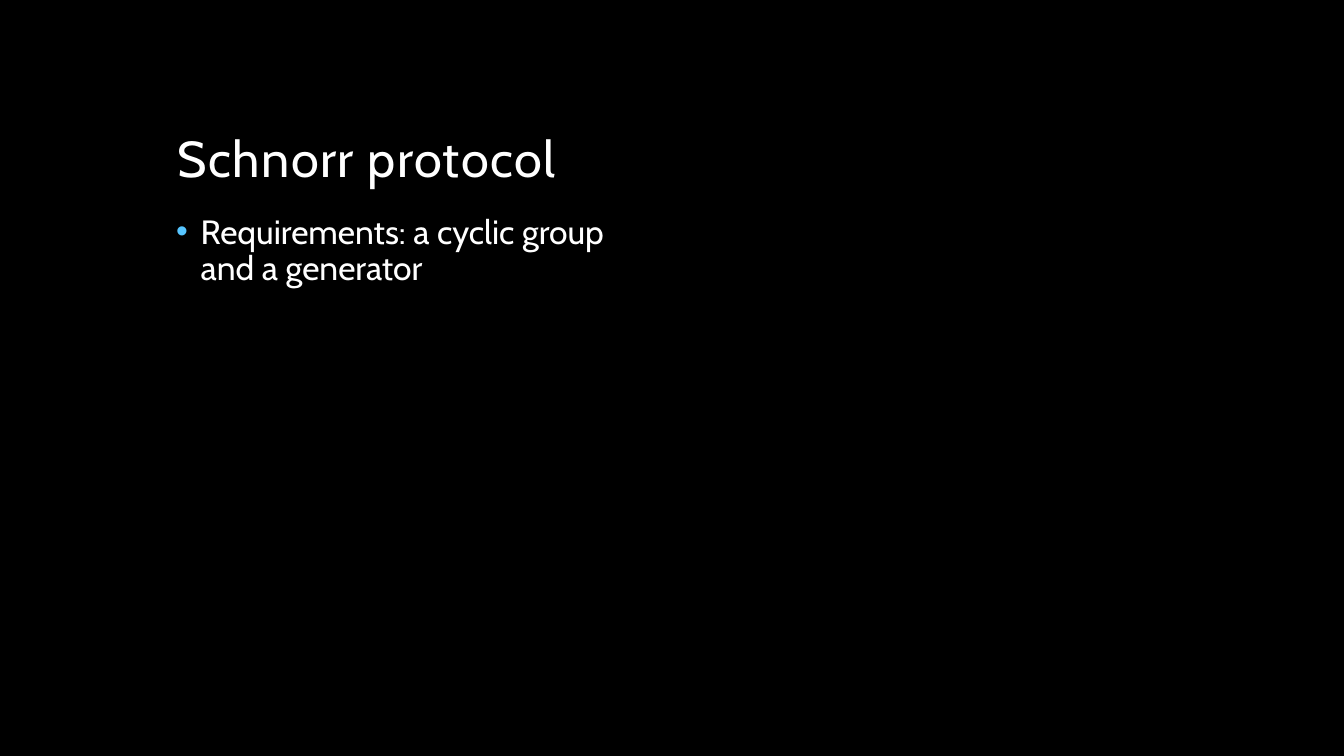
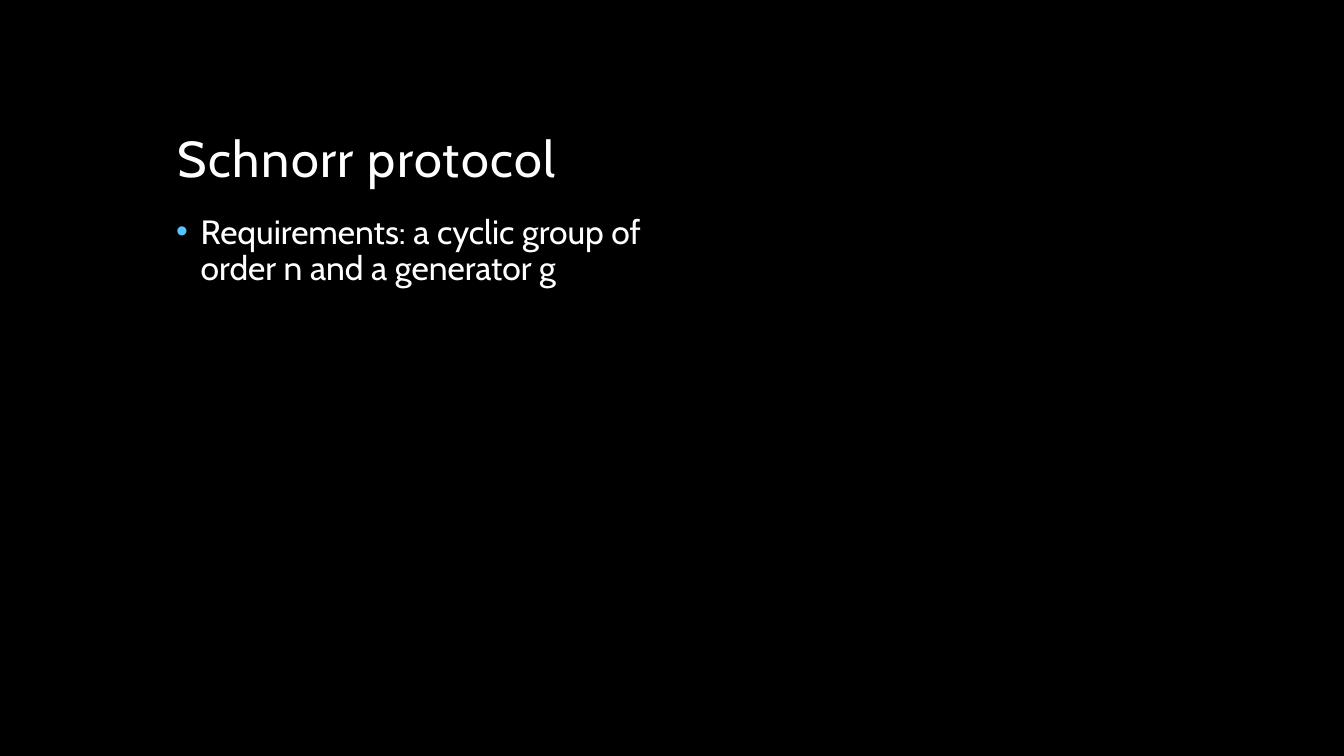
Before and after one commit to CoryBlack/ZeroKnowledge, a slide deck: slide 8 of Zero knowledge.pptx. Drawn at 1344x756 pixels with LibreOffice and Linux fonts; fonts in the diff are those of the drawing; grey boxes stand for pictures; background and template pictures are left out. Boxes give left, top, right and bottom in pixels: in the first picture for what was removed or moved away, otherwise in the second. Text is boxed around its words. In the diff, an @@ line names an element or a change of style, - is before the commit and + after.

```diff
--- a/Zero knowledge.pptx
+++ b/Zero knowledge.pptx
@@ text at (201,218,640,288): text changed @@
-• Requirements: a cyclic group and a generator
+• Requirements: a cyclic group of order n and a generator g
```
Also in this commit, not shown: 1 other slide changed, 2 slides added.
